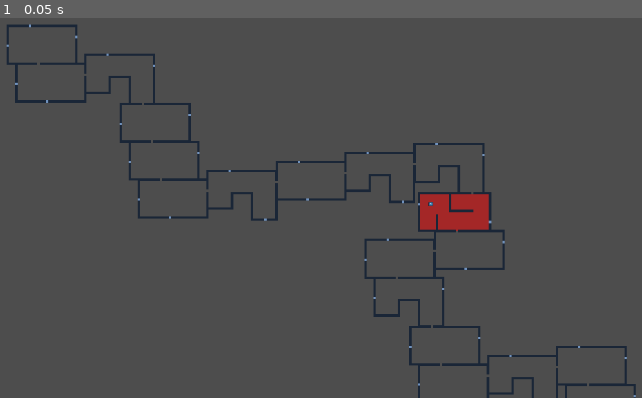
Above: before the commit, frame 1.
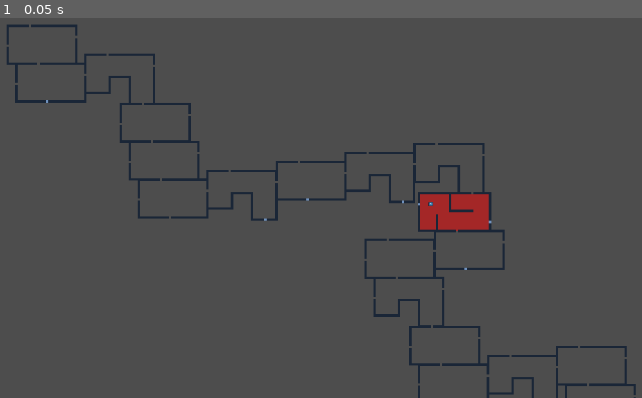
Above: after the commit, the same moment.

Repository: freshBakedPie314/Procedural-Room-Generation
Game: Godot game, scene res://Scenes/procedural.tscn
Same seed, same stepped clock (60 frames per second), same inputs: the game is played once before the commit and once after it. The engine's default icon, where the game draws it, is replaced by a stand-in: a white triangle on a blue panel in a dark square.
Inputs:
- Up to frame 1 (0.05 s): no input

The runs differ from the first frame. In frame 1, less than 0.1% of the frame differs, in the area x 0-100%, y 1-100%.

Commit message:
fixed overlapping walls and doors
doors which overlap with another room open a new pathway

Diff:
--- a/Procedural Room Generation/Assets/tilset.tres
+++ b/Procedural Room Generation/Assets/tilset.tres
@@ -1067,6 +1067,7 @@
 0:0/0/occlusion_layer_0/polygon = SubResource("OccluderPolygon2D_vnxkk")
 0:0/0/physics_layer_0/linear_velocity = Vector2(0, 0)
 0:0/0/physics_layer_0/angular_velocity = 0.0
+0:0/0/physics_layer_0/polygon_0/points = PackedVector2Array(-16, -16, 16, -16, 16, 16, -16, 16)
 
 [resource]
 tile_size = Vector2i(32, 32)
--- a/Procedural Room Generation/Scenes/Player.tscn
+++ b/Procedural Room Generation/Scenes/Player.tscn
@@ -7,7 +7,9 @@
 size = Vector2(52, 50)
 
 [node name="CharacterBody2D" type="CharacterBody2D"]
+collision_layer = 2
 script = ExtResource("1_nk7ap")
+speed = 10000
 
 [node name="Sprite2D" type="Sprite2D" parent="."]
 scale = Vector2(0.5, 0.5)
--- a/Procedural Room Generation/Scenes/Room/room_1.tscn
+++ b/Procedural Room Generation/Scenes/Room/room_1.tscn
@@ -25,6 +25,3 @@
 [node name="Marker3" type="Marker2D" parent="."]
 position = Vector2(16, 307)
 gizmo_extents = 185.4
-
-[node name="Area2D" type="Area2D" parent="."]
-disable_mode = 2
--- a/Procedural Room Generation/Scenes/Room/room_2.tscn
+++ b/Procedural Room Generation/Scenes/Room/room_2.tscn
@@ -25,6 +25,3 @@
 [node name="Marker3" type="Marker2D" parent="."]
 position = Vector2(16, 307)
 gizmo_extents = 185.4
-
-[node name="Area2D" type="Area2D" parent="."]
-disable_mode = 2
--- a/Procedural Room Generation/Scripts/Room.gd
+++ b/Procedural Room Generation/Scripts/Room.gd
@@ -1,14 +1,25 @@
 extends TileMap
 @onready var doors = [$Marker0 , $Marker1 ,$Marker2 , $Marker3];
-#0 - up
-#1- down
-#2 - right
-#3 - left
-#new
-@onready var area = $Area2D
-var overlapping = false
-
+var executed_once= 0
 func _remove_door(doorPos):
-	print("called")
 	var mapPos = self.local_to_map(doorPos)
 	self.set_cell(0 , mapPos , -1)
+
+#this removes walls and doors that are overlapping so the player can move freely
+#must be a better to do this than this(maybe aome back to this later)
+func _physics_process(delta):
+	if(executed_once < 2):
+		for i in doors.size():
+			var space_state = get_world_2d().direct_space_state
+
+			#casts a ray to check if there if there is a wall where there is a door
+			var query = PhysicsRayQueryParameters2D.create(doors[i].global_position,
+			doors[i].global_position + Vector2(20,20)) #shouldnt this be cast in the z dir? no idea why this works
+			var result = space_state.intersect_ray(query)
+			if result:
+				#if there is a wall remove the wall and the door
+				var mapPos = self.local_to_map(doors[i].position)
+				self.set_cell(0 , mapPos , -1)
+				instance_from_id(result.collider_id).set_cell(0,
+				instance_from_id(result.collider_id).local_to_map(doors[i].position) , -1)
+		executed_once+=1
--- a/Procedural Room Generation/Scripts/RoomGeneration.gd
+++ b/Procedural Room Generation/Scripts/RoomGeneration.gd
@@ -28,12 +28,13 @@
 var precviousDoorIndex
 var startingDoorDuplicate = startingDoorPos
 func _ready():
+	var time_before = Time.get_ticks_msec()
 	createMainBranch()
 	createSubBranches()
 	createSubBranches()
 	createSubBranches()
-	print(spawnedRooms)
-
+	var execution_time = Time.get_ticks_msec()-time_before
+	print("Execution Time = " , execution_time/1000 , "sec")
 
 func createMainBranch():
 	roomsDuplicate = rooms
@@ -86,6 +87,7 @@
 			currentRoom._remove_door(currentRoom.doors[precviousDoorIndex].position)
 		else:
 			_remove_door(startingDoorPos[mainRoomDoorIndex].position)
+		#checkForOverllappingDoors(room)
 		spawnedRooms.append(room)
 
 		currentRoom = room
@@ -93,8 +95,19 @@
 		currentDoorPos = currentRoom.doors[precviousDoorIndex].global_position
 		if first:
 			startingDoorPos.pop_at(mainRoomDoorIndex)
-			print(startingDoorPos)
 		first = false
+
+
+
+func checkForOverllappingDoors(room):
+	if !first:
+		for i in room.doors.size()-1:
+			var pos = room.doors[i].global_position
+			for j in spawnedRooms.size()-1:
+				for k in spawnedRooms[j].doors.size()-1:
+					var pos2 = spawnedRooms[j].doors[k].global_position
+					if pos == pos2:
+						print("door")
 
 
 
@@ -115,7 +128,6 @@
 
 
 func _remove_door(doorPos):
-	print("called")
 	var mapPos = mainRoom.local_to_map(doorPos)
 	mainRoom.set_cell(0 , mapPos , -1)
 
@@ -132,3 +144,18 @@
 	var lastRoomRecSize = to_global(lastRoom.map_to_local(lastRoom.get_used_rect().size))
 	var lastRoomRec = Rect2i(lastRoom.global_position , lastRoomRecSize).grow(-32)
 	draw_rect(lastRoomRec ,  Color8(0,0,255,125))
+
+#func check():
+#	for room in spawnedRooms.size()-1:
+#		for i in spawnedRooms[room+1].doors.size():
+#			var space_state = get_world_2d().direct_space_state
+#		# use global coordinates, not local to node
+#			var query = PhysicsRayQueryParameters2D.create(spawnedRooms[room+1].doors[i].global_position + Vector2(0,-100),
+#			spawnedRooms[room+1].doors[i].global_position + Vector2(0, 200))
+#			var result = space_state.intersect_ray(query)
+#			if result:
+#				print("hit")
+#				var mapPos = spawnedRooms[room+1].local_to_map(spawnedRooms[room+1].doors[i].position)
+#				spawnedRooms[room+1].set_cell(0 , mapPos , -1)
+#				instance_from_id(result.collider_id).set_cell(0,
+#				instance_from_id(result.collider_id).local_to_map(spawnedRooms[room+1].doors[i].position) , -1)
